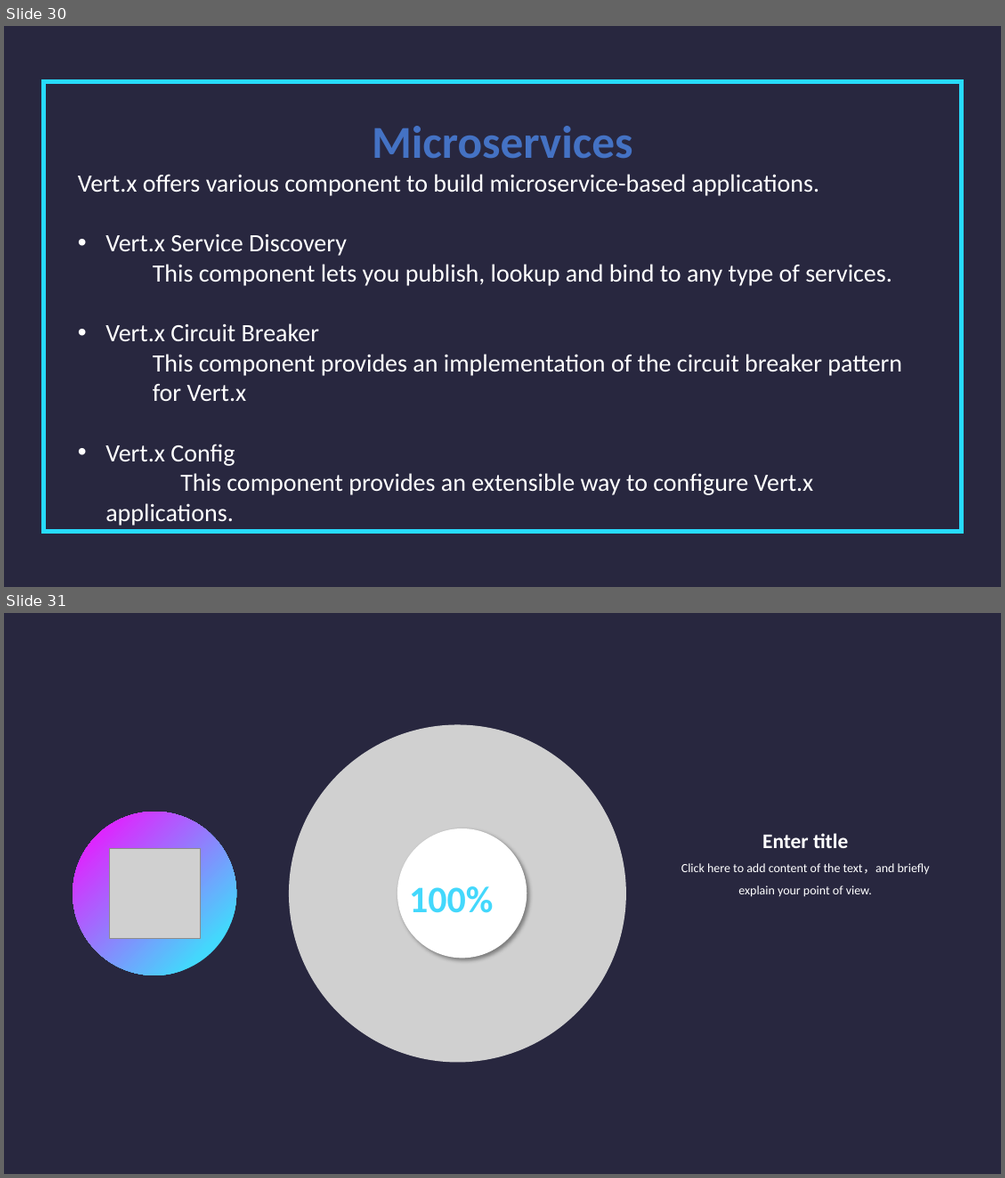
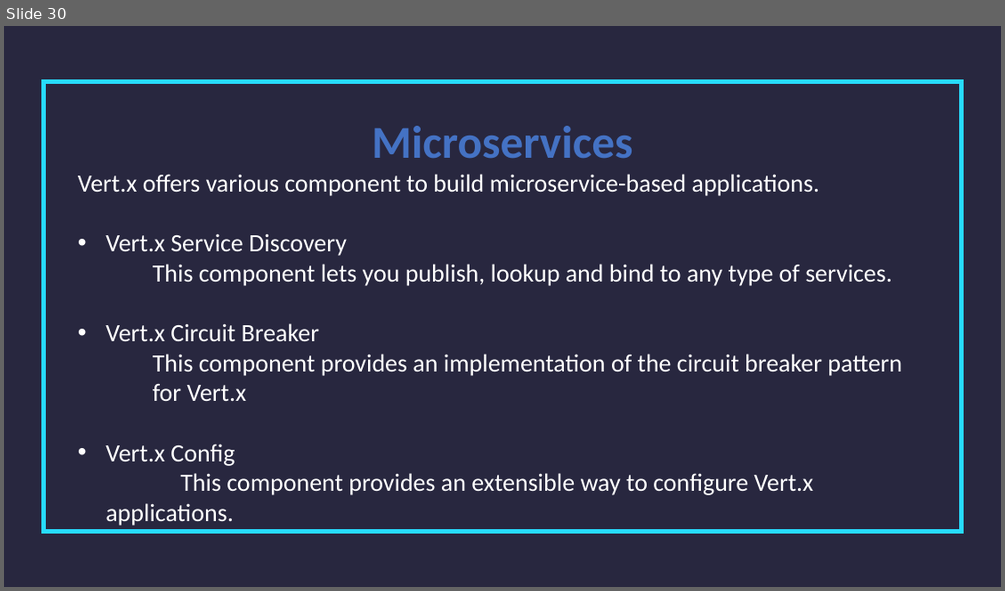
Before and after one commit to Sayrax97/SOA-Vert.x, a slide deck: Vert_x.pptx. Shown one above the other, each under a label of ours: slides 30 and 31 before the commit, slide 30 after it. The pictures are 1005x1178 and 1005x591 pixels, drawn with LibreOffice and Linux fonts; fonts in the diff are those of the drawing; grey boxes stand for pictures. Boxes give left, top, right and bottom in pixels: in the first picture for what was removed or moved away, otherwise in the second. Text is boxed around its words. In the diff, an @@ line names an element or a change of style, - is before the commit and + after.

```diff
--- a/Vert_x.pptx
+++ b/Vert_x.pptx
@@ slide 31 removed at (x1=4, y1=613, x2=1001, y2=1174), background #FFFFFF @@
@@ rectangle removed at (x1=4, y1=613, x2=1001, y2=1174) @@
@@ picture removed at (x1=289, y1=724, x2=626, y2=1062) @@
@@ ellipse removed at (x1=73, y1=811, x2=236, y2=976) @@
@@ picture removed at (x1=109, y1=848, x2=200, y2=938) @@
@@ ellipse removed at (x1=397, y1=828, x2=526, y2=957) @@
@@ text removed at (x1=681, y1=833, x2=930, y2=897) @@
-Enter title
-Click here to add content of the text，and briefly explain your point of view.
@@ text removed at (x1=409, y1=886, x2=493, y2=913) @@
-100%
```
Also in this commit, not shown: 6 slides changed, 4 slides added, 3 other slides removed, 2 other files.
